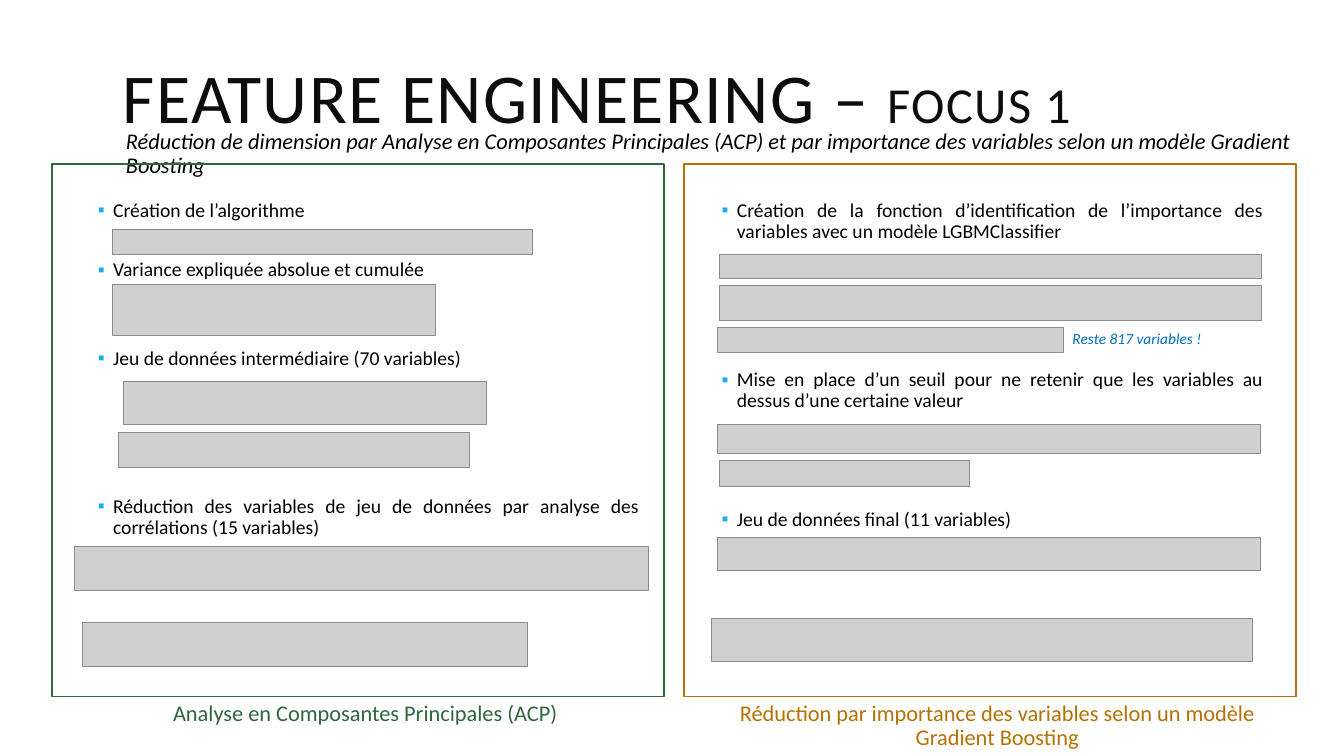
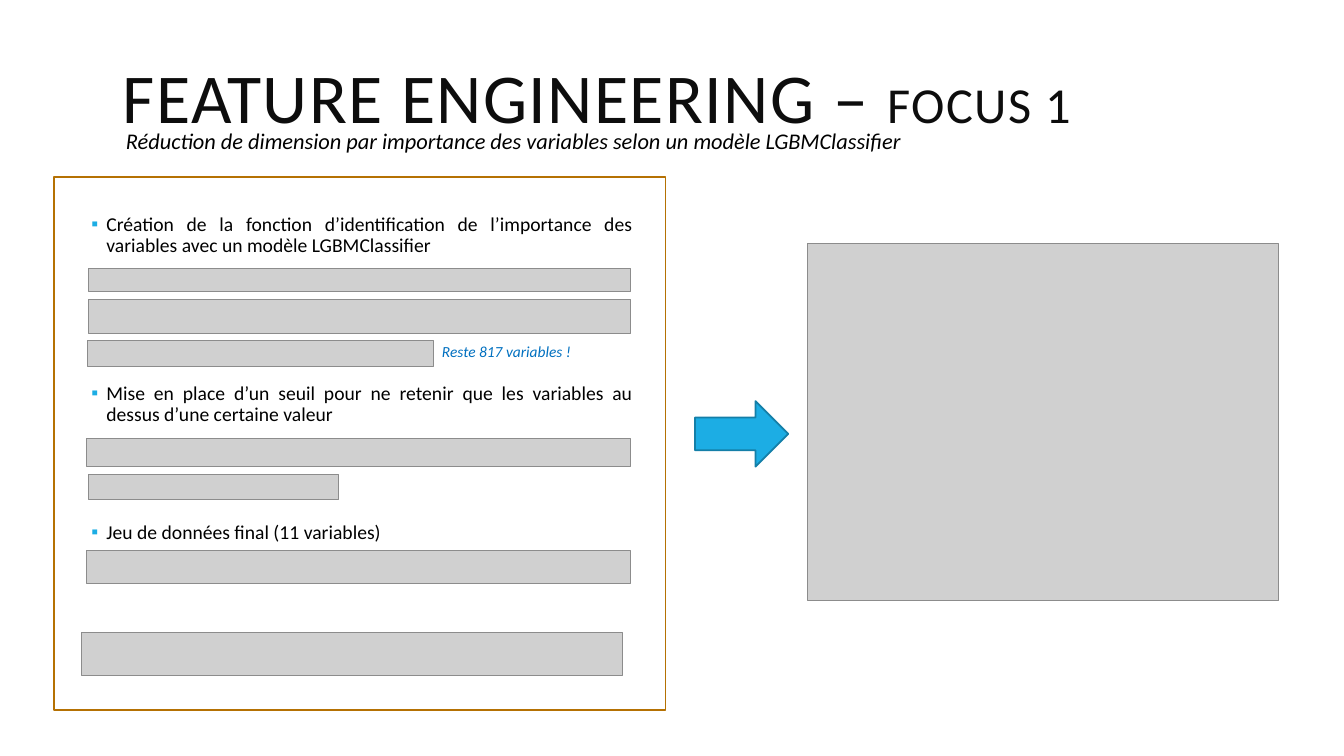
Before and after one commit to Littlewiseman/P07---PAD, a slide deck: slide 9 of Présentation OC Data Science P07.pptx. Drawn at 1344x756 pixels with LibreOffice and Linux fonts; fonts in the diff are those of the drawing; grey boxes stand for pictures. Boxes give left, top, right and bottom in pixels: in the first picture for what was removed or moved away, otherwise in the second. Text is boxed around its words. In the diff, an @@ line names an element or a change of style, - is before the commit and + after.

```diff
--- a/Présentation OC Data Science P07.pptx
+++ b/Présentation OC Data Science P07.pptx
@@ text at <box>126,133,901,153</box>: text changed @@
-  Réduction de dimension par Analyse en Composantes Principales (ACP) et par importance des variables selon un modèle Gradient Boosting
+  Réduction de dimension par importance des variables selon un modèle LGBMClassifier
@@ rectangle removed at <box>52,164,664,698</box> @@
@@ 7 pictures, 2 texts, 1 rectangle: place and size @@
-7 pictures, 2 texts, 1 rectangle at <box>685,164,1297,698</box>
+7 pictures, 2 texts, 1 rectangle at <box>53,177,665,711</box>
@@ text removed at <box>113,203,639,537</box> @@
-  ▪ Création de l’algorithme
-  ▪ Variance expliquée absolue et cumulée
-  ▪ Jeu de données intermédiaire (70 variables)
-  ▪ Réduction des variables de jeu de données par analyse des corrélations (15 variables)
@@ picture removed at <box>113,230,533,255</box> @@
@@ picture added at <box>809,244,1279,601</box> @@
@@ picture removed at <box>113,285,436,336</box> @@
@@ picture removed at <box>124,382,487,424</box> @@
@@ right arrow added at <box>695,401,788,467</box>, fill #1CADE4, outline #1580A9 1.25 pt @@
@@ picture removed at <box>119,433,470,468</box> @@
@@ picture removed at <box>75,546,648,590</box> @@
@@ picture removed at <box>83,622,527,666</box> @@
@@ text removed at <box>173,705,557,725</box> @@
-  Analyse en Composantes Principales (ACP)
@@ text removed at <box>740,705,1255,749</box> @@
-  Réduction par importance des variables selon un modèle Gradient Boosting
```
Also in this commit, not shown: 7 other slides changed, 2 other files.
